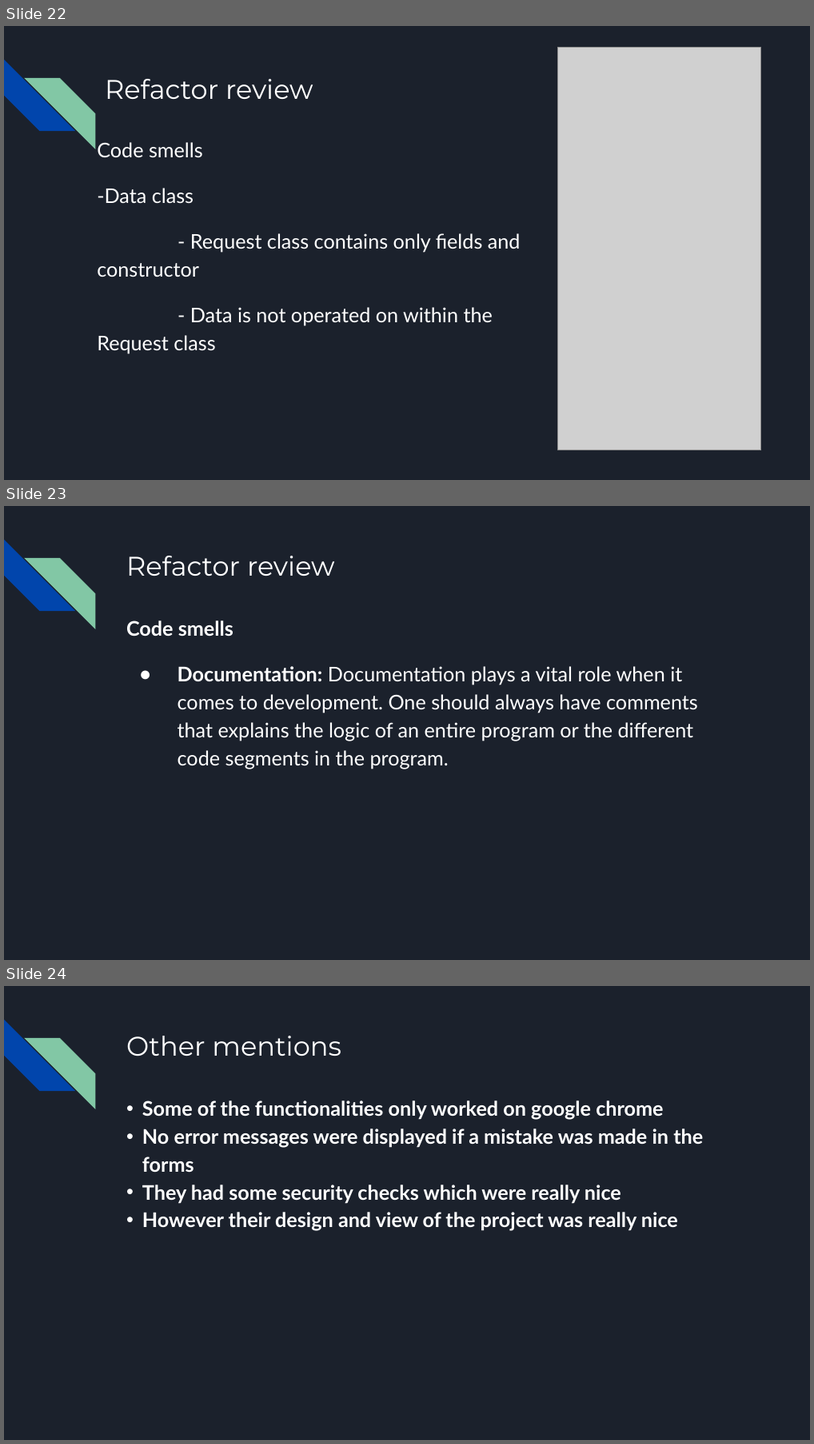
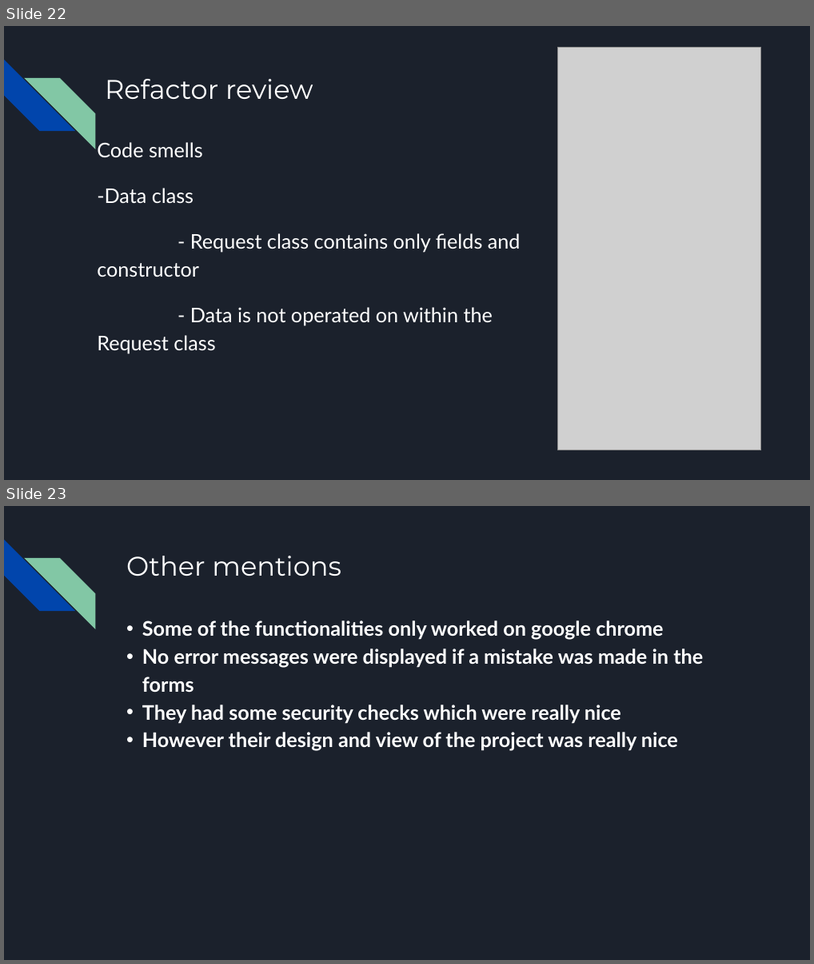
Before and after one commit to jaywmdenesik/ENSE-470-Group-Project, a slide deck: Milestone 7/ENSE 470, Milestone 7.pptx. Shown one above the other, each under a label of ours: slides 22, 23 and 24 before the commit, slides 22 and 23 after it. The pictures are 814x1444 and 814x964 pixels, drawn with LibreOffice and Linux fonts; fonts in the diff are those of the drawing; grey boxes stand for pictures. Boxes give left, top, right and bottom in pixels: in the first picture for what was removed or moved away, otherwise in the second. Text is boxed around its words. In the diff, an @@ line names an element or a change of style, - is before the commit and + after.

```diff
--- a/Milestone 7/ENSE 470, Milestone 7.pptx
+++ b/Milestone 7/ENSE 470, Milestone 7.pptx
@@ slide 23 removed at box(4, 506, 810, 960), background #1B212C; not listed: 2 template elements that a slide beside it also shows @@
@@ title removed at box(126, 556, 335, 576) @@
-Refactor review
@@ text removed at box(126, 620, 698, 768) @@
-Code smells
-● Documentation: Documentation plays a vital role when it comes to development. One should always have comments that explains the logic of an entire program or the different code segments in the program.
@@ what was slide 24 is now slide 23 @@
```
Also in this commit, not shown: 3 slides changed.
